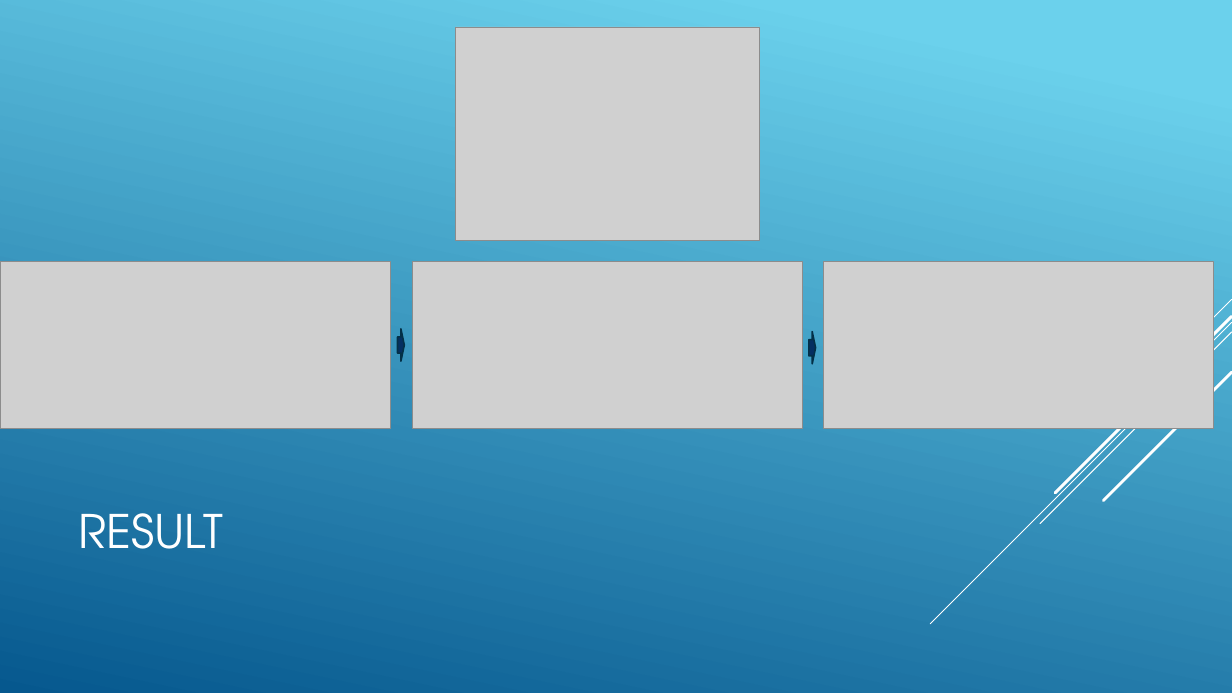
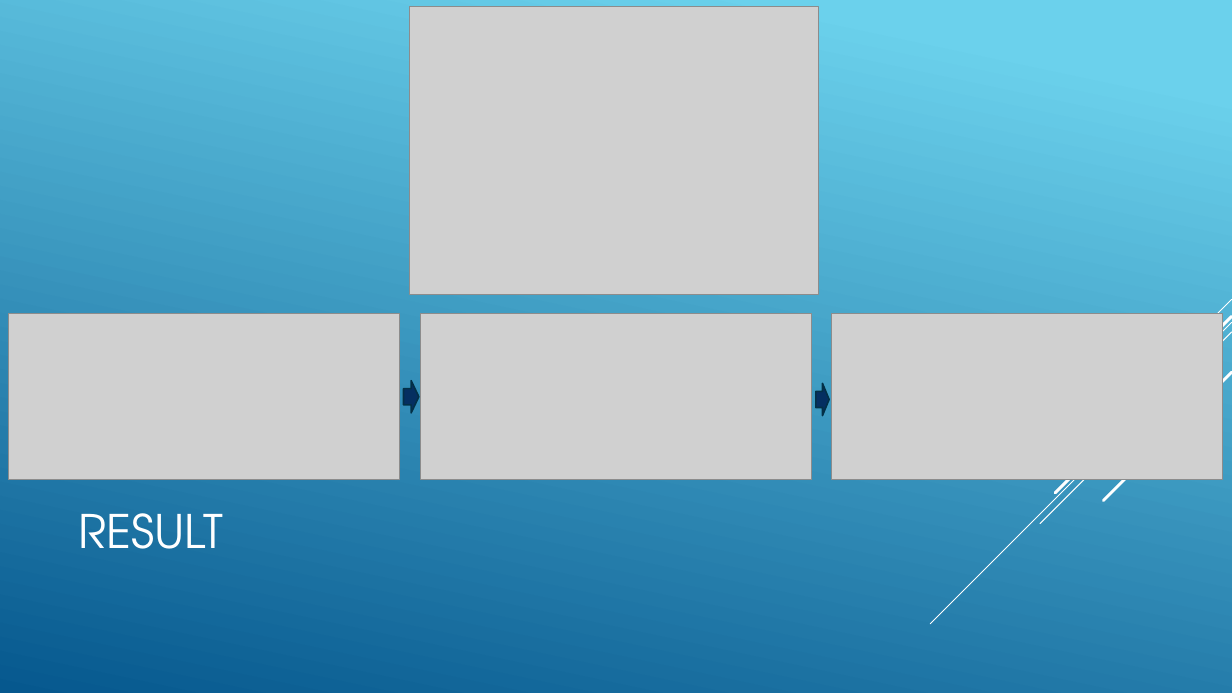
Before and after one commit to jnguyen1192/SIA, a slide deck: slide 18 of SAI_presentation.pptx. Drawn at 1232x693 pixels with LibreOffice and Linux fonts; fonts in the diff are those of the drawing; grey boxes stand for pictures. Boxes give left, top, right and bottom in pixels: in the first picture for what was removed or moved away, otherwise in the second. Text is boxed around its words. In the diff, an @@ line names an element or a change of style, - is before the commit and + after.

Commit message:
#12 Scemas reshaped on solution slides on presentation

```diff
--- a/SAI_presentation.pptx
+++ b/SAI_presentation.pptx
@@ picture: place and size @@
-picture at [456, 27, 759, 240]
+picture at [409, 6, 819, 294]
@@ 3 pictures: place and size @@
-3 pictures at [0, 262, 1214, 428]
+3 pictures at [8, 313, 1223, 480]
@@ right arrow: place and size @@
-right arrow at [397, 329, 404, 361]
+right arrow at [404, 381, 420, 413]
@@ right arrow: place and size @@
-right arrow at [809, 332, 815, 364]
+right arrow at [816, 384, 829, 416]
```
